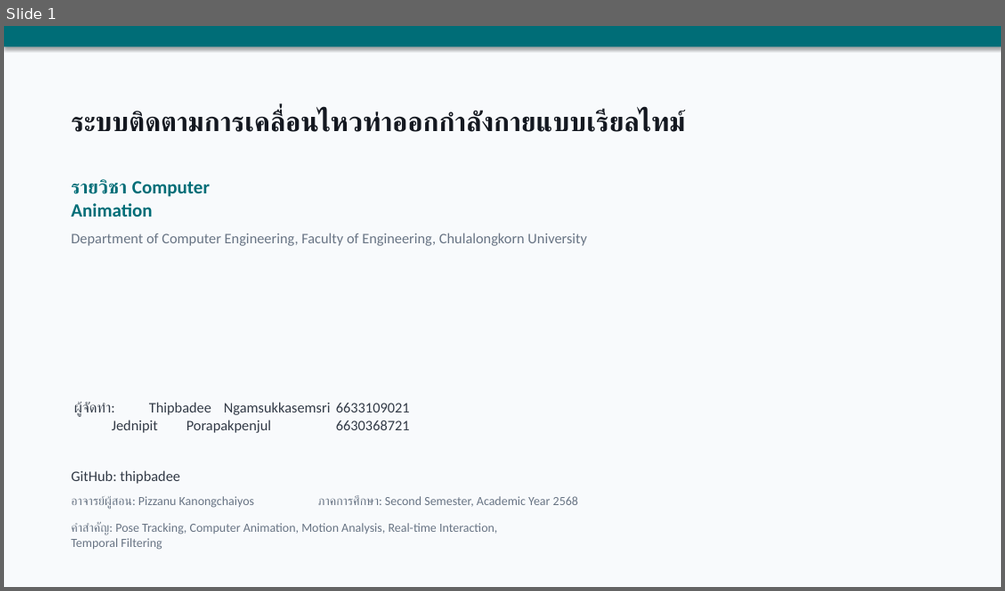
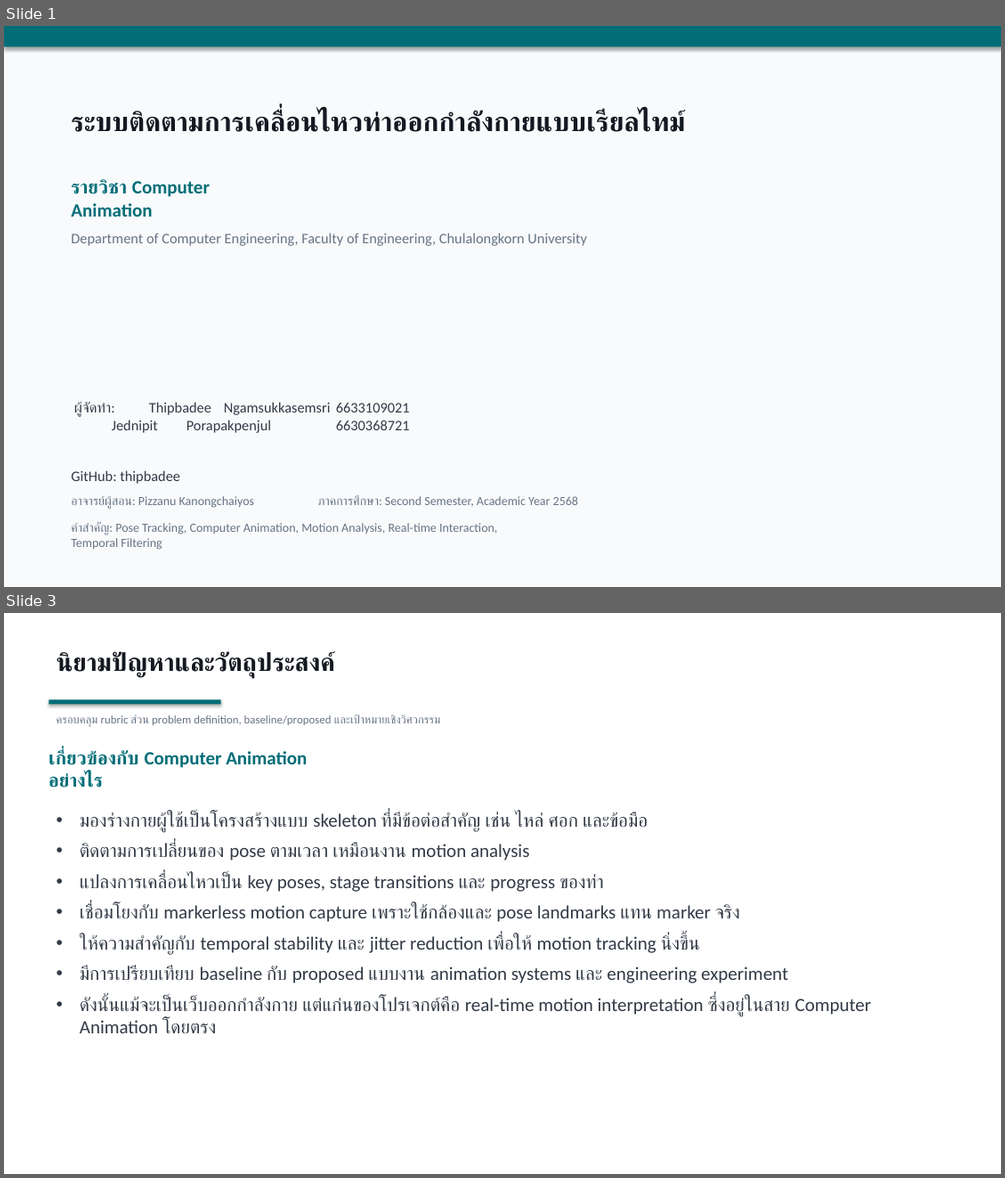
Before and after one commit to thipbadee/computer-animation-project-, a slide deck: report/presentation.pptx. Shown one above the other, each under a label of ours: slide 1 before the commit, slides 1 and 3 after it; the slides between them are not shown. The pictures are 1005x591 and 1005x1178 pixels, drawn with LibreOffice and Linux fonts; fonts in the diff are those of the drawing. Boxes give left, top, right and bottom in pixels: in the first picture for what was removed or moved away, otherwise in the second. Text is boxed around its words. In the diff, an @@ line names an element or a change of style, - is before the commit and + after.

```diff
--- a/report/presentation.pptx
+++ b/report/presentation.pptx
@@ slide 3 added at bbox=[4, 613, 1001, 1174], background #FFFFFF @@
@@ text added at bbox=[57, 652, 335, 679], 24 pt, text #141820, bold @@
+นิยามปัญหาและวัตถุประสงค์
@@ rectangle added at bbox=[48, 699, 221, 705], fill #006D77 @@
@@ text added at bbox=[57, 714, 440, 727], 11 pt, text #687484 @@
+ครอบคลุม rubric ส่วน problem definition, baseline/proposed และเป้าหมายเชิงวิศวกรรม
@@ text added at bbox=[48, 750, 307, 787], 18 pt, text #006D77, bold @@
+เกี่ยวข้องกับ Computer Animation อย่างไร
@@ text added at bbox=[80, 811, 872, 1033], 18 pt, text #323A46 @@
+• มองร่างกายผู้ใช้เป็นโครงสร้างแบบ skeleton ที่มีข้อต่อสำคัญ เช่น ไหล่ ศอก และข้อมือ
+• ติดตามการเปลี่ยนของ pose ตามเวลา เหมือนงาน motion analysis
+• แปลงการเคลื่อนไหวเป็น key poses, stage transitions และ progress ของท่า
+• เชื่อมโยงกับ markerless motion capture เพราะใช้กล้องและ pose landmarks แทน marker จริง
+• ให้ความสำคัญกับ temporal stability และ jitter reduction เพื่อให้ motion tracking นิ่งขึ้น
+• มีการเปรียบเทียบ baseline กับ proposed แบบงาน animation systems และ engineering experiment
+• ดังนั้นแม้จะเป็นเว็บออกกำลังกาย แต่แก่นของโปรเจกต์คือ real-time motion interpretation ซึ่งอยู่ในสาย Computer Animation โดยตรง
```
Also in this commit, not shown: 7 slides changed.
